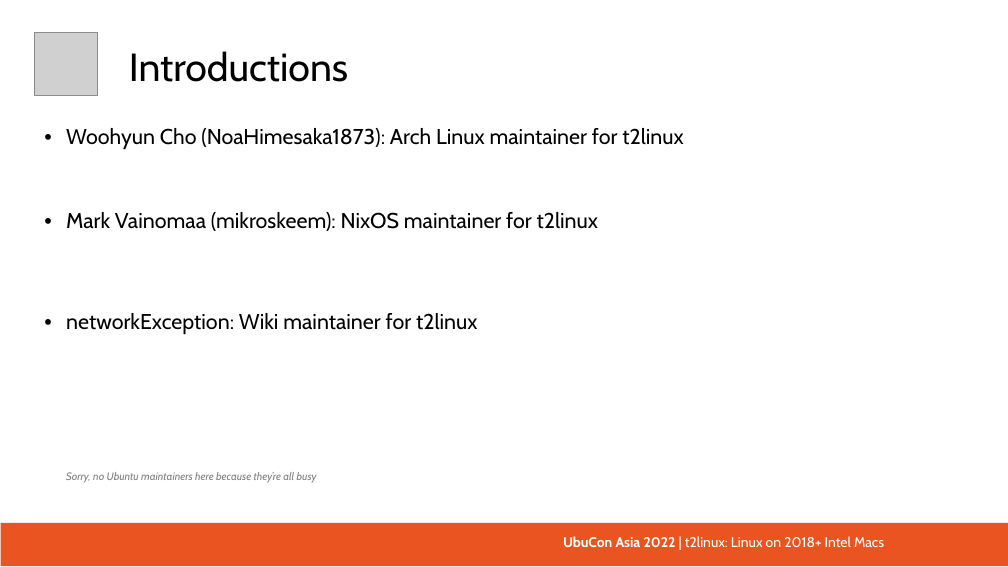
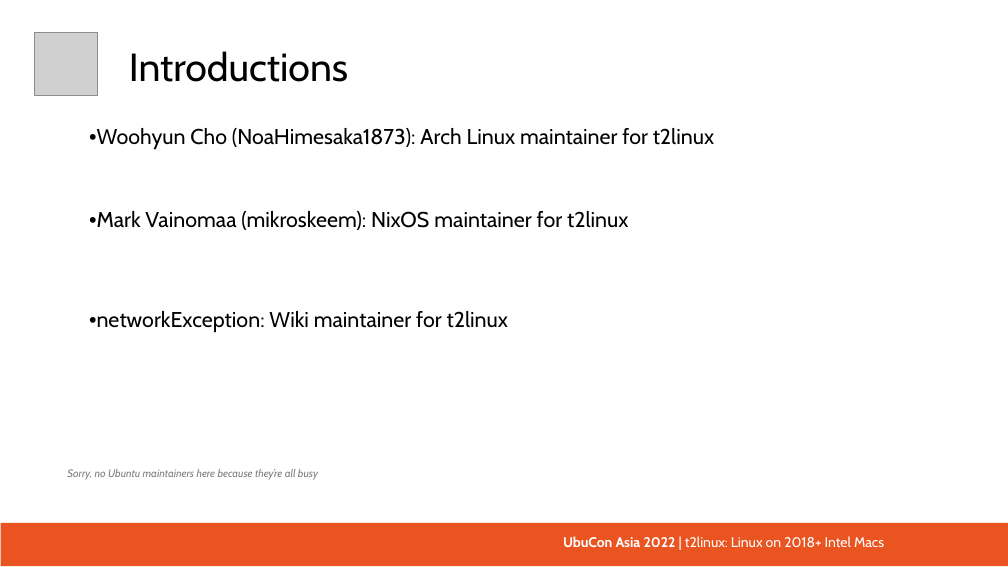
Before and after one commit to t2linux/ubucon-stuffs, a slide deck: slide 2 of t2linux presentation.odp. Drawn at 1008x567 pixels with LibreOffice and Linux fonts; fonts in the diff are those of the drawing; grey boxes stand for pictures. Boxes give left, top, right and bottom in pixels: in the first picture for what was removed or moved away, otherwise in the second. Text is boxed around its words. In the diff, an @@ line names an element or a change of style, - is before the commit and + after.

```diff
--- a/t2linux presentation.odp
+++ b/t2linux presentation.odp
@@ text "Woohyun Cho (NoaHimesaka1873): Arch Linux ..." at [67, 128, 714, 480]: indent changed; line spacing 0.94 to 0.93 @@
```
Also in this commit, not shown: 3 other slides changed, 1 slide added.
